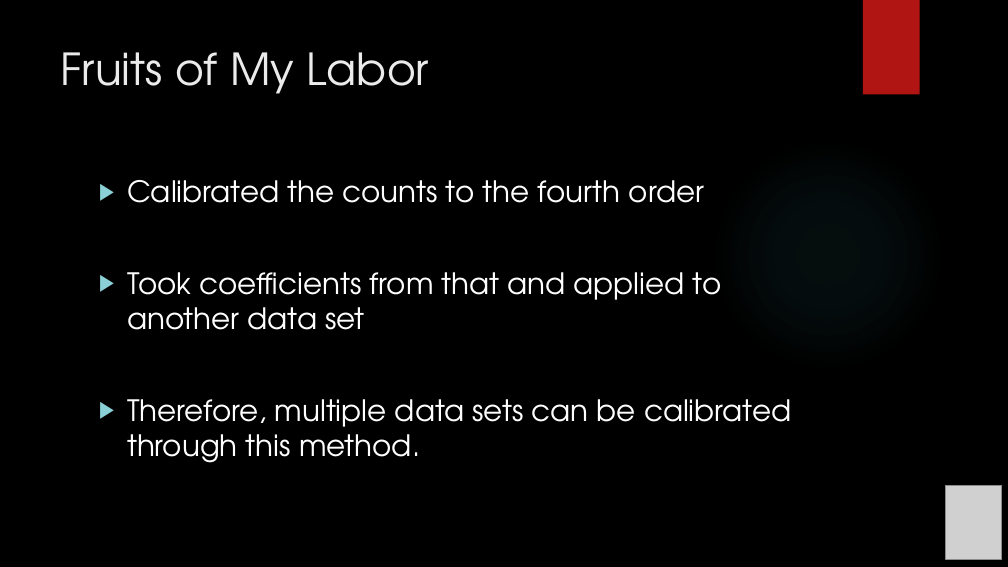
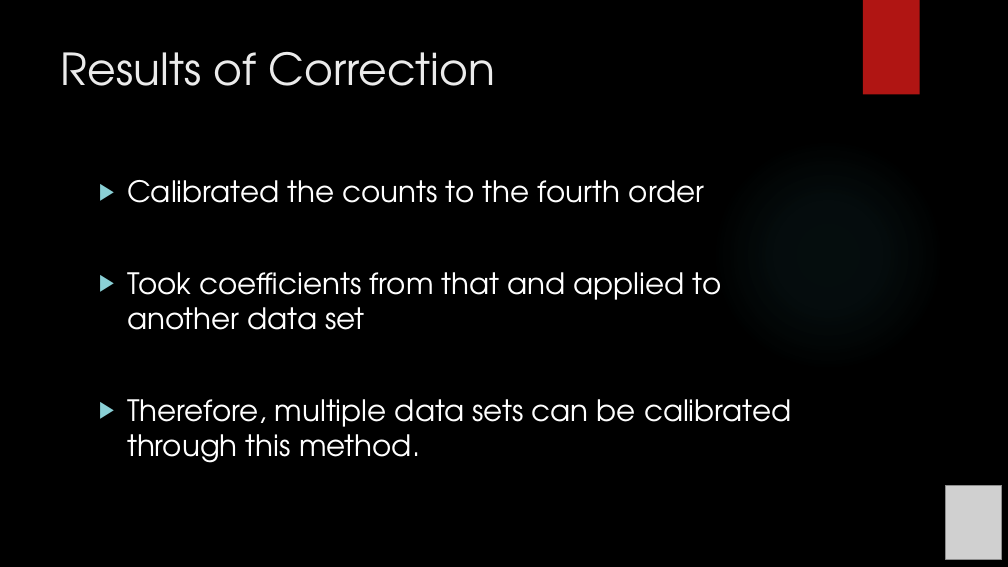
Before and after one commit to exoworlds/clio2016-2017, a slide deck: slide 7 of notes/symposium_presentation.pptx. Drawn at 1008x567 pixels with LibreOffice and Linux fonts; fonts in the diff are those of the drawing; grey boxes stand for pictures; background and template pictures are left out. Boxes give left, top, right and bottom in pixels: in the first picture for what was removed or moved away, otherwise in the second. Text is boxed around its words. In the diff, an @@ line names an element or a change of style, - is before the commit and + after.

```diff
--- a/notes/symposium_presentation.pptx
+++ b/notes/symposium_presentation.pptx
@@ title at [61, 52, 495, 86]: text changed @@
-Fruits of My Labor
+Results of Correction
```
Also in this commit, not shown: 5 other slides changed, 1 other file.
